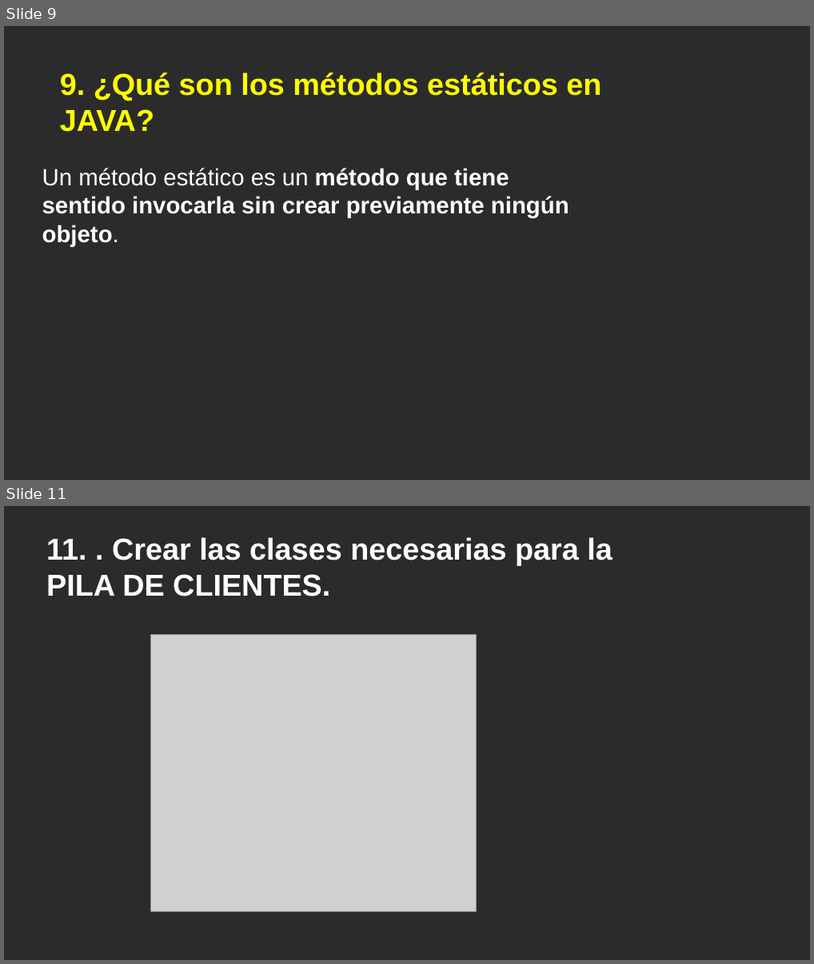
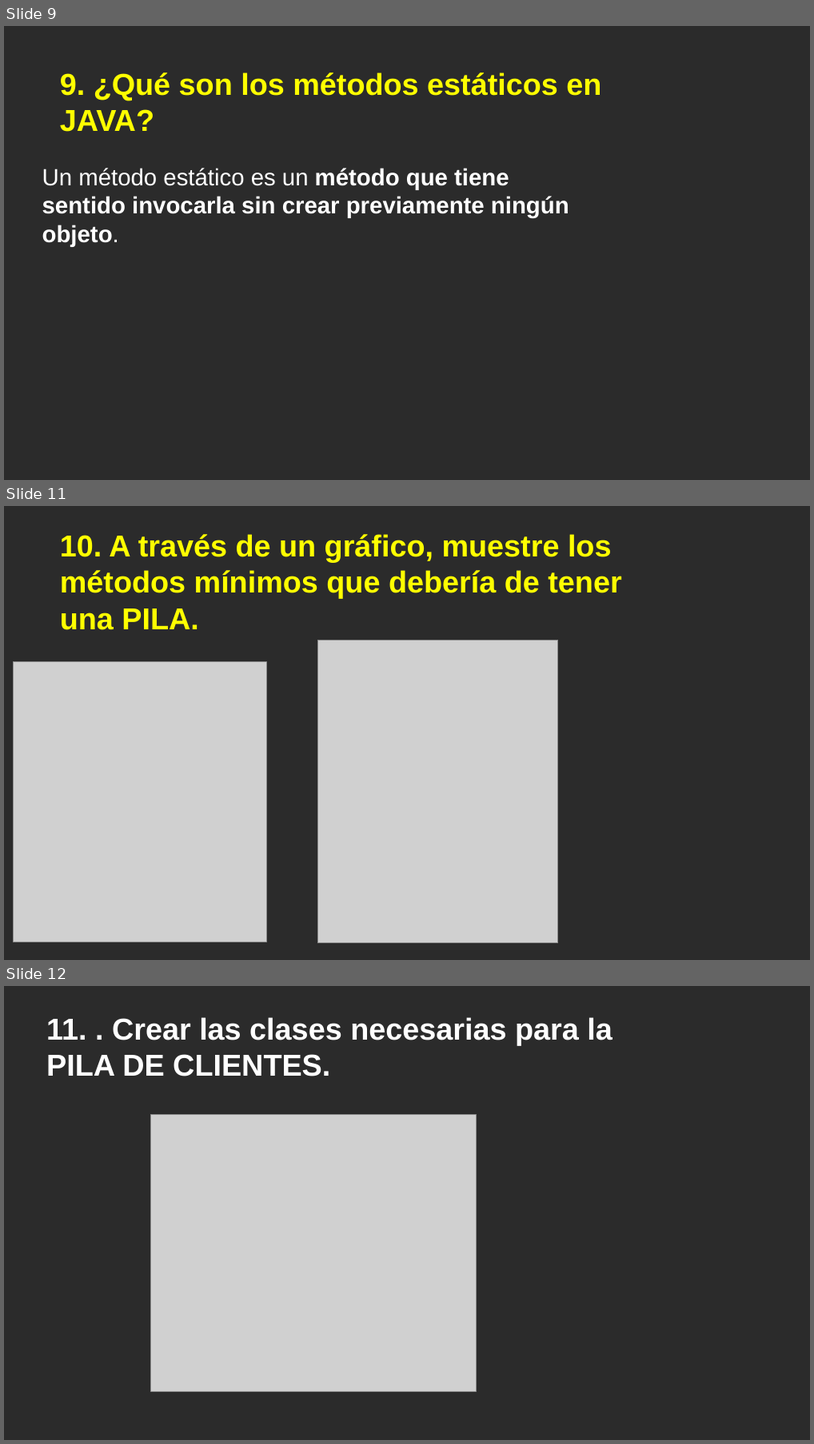
Before and after one commit to JosiAlv/EstructuraDeDatos, a slide deck: Hito3/Procesual Hito 3/Procesual Hito3.pptx. Shown one above the other, each under a label of ours: slides 9 and 11 before the commit, slides 9, 11 and 12 after it; the slides between them are not shown. The pictures are 814x964 and 814x1444 pixels, drawn with LibreOffice and Linux fonts; fonts in the diff are those of the drawing; grey boxes stand for pictures; background and template pictures are left out; a plain dark background stands for a picture behind light text. Boxes give left, top, right and bottom in pixels: in the first picture for what was removed or moved away, otherwise in the second. Text is boxed around its words. In the diff, an @@ line names an element or a change of style, - is before the commit and + after.

```diff
--- a/Hito3/Procesual Hito 3/Procesual Hito3.pptx
+++ b/Hito3/Procesual Hito 3/Procesual Hito3.pptx
@@ slide 11 added at [4,506,810,960], background picture (left out) @@
@@ title added at [60,534,622,630], 36 pt, text #FFFF00, bold @@
+10. A través de un gráfico, muestre los métodos mínimos que debería de tener una PILA.
@@ picture added at [318,640,558,942] @@
@@ picture added at [13,661,266,941] @@
@@ what was slide 11 is now slide 12 @@
```
Also in this commit, not shown: 1 slide changed, 1 other file.
